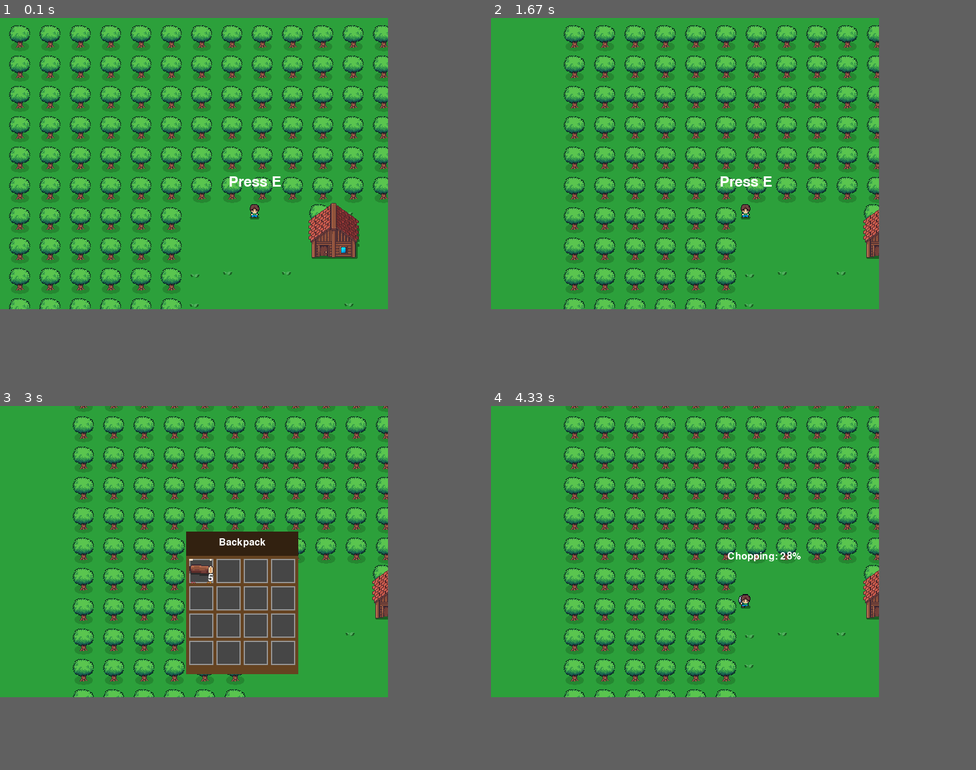
Above: before the commit, frames 1-4 (two rows, left to right).
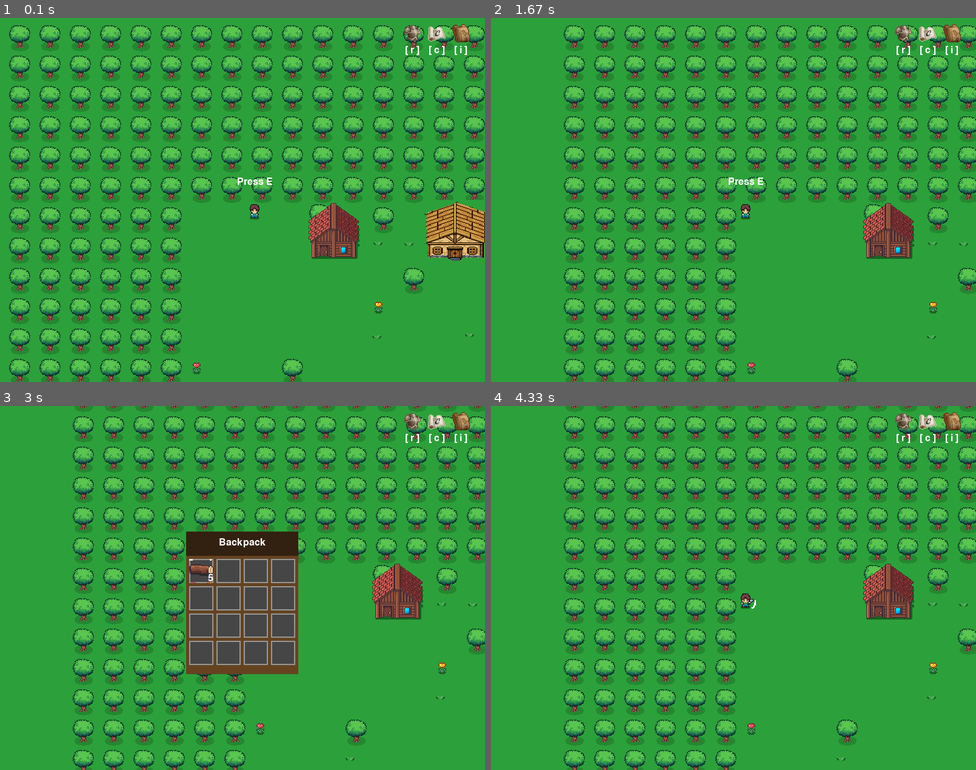
Above: after the commit, the same moments.

Repository: Woodmatthewj522/2DPyGame1
Game: pygame game, started from PythonApplication1/PythonApplication1.py
Two runs of this game, one before a commit and one after it. Both use one fixed random seed, a clock stepped at 60 frames per second and the inputs below.
Inputs (mouse positions are in pixels of both pictures, inside the frame that each line leads up to):
- Up to frame 1 (0.1 s): no input
- Up to frame 2 (1.67 s): hold E 0.33-0.87 s; hold A 0.33-0.87 s; move the mouse to (675, 200) at 0.37 s; click (539, 134) at 0.95 s
- Up to frame 3 (3 s): hold S 1.8-2.27 s; move the mouse to (213, 588) at 1.83 s; tap I at 1.95 s; click "Press E" at 2.35 s
- Up to frame 4 (4.33 s): tap I at 3.13 s; tap E at 3.47 s
In our replay, the window is 640x480 before the commit and 800x600 after it. These sizes can differ from the game's own. Grey fills any space a smaller window leaves; there, only what the larger window draws over its background counts as a difference.

The runs differ from the first frame. In frame 1, 9.5% of the frame differs, in the area x 1-100%, y 1-100%; in frame 2, 8.9%; in frame 3, 8.2%; in frame 4, 8.5%.

Commit message:
fixed indoor colliders

Diff:
--- a/PythonApplication1/PythonApplication1.py
+++ b/PythonApplication1/PythonApplication1.py
@@ -230,19 +230,24 @@
 # --- Indoor Colliders (adjustable!) ---
 # Define each wall or obstacle as (x, y, width, height)
 INDOOR_WALLS = [
-    (0, 0, WIDTH, 10),            # Top wall
+    (0, 0, WIDTH, 10),              # Top wall
     (0, HEIGHT - 10, WIDTH, 10),  # Bottom wall
-    (0, 0, 10, HEIGHT),           # Left wall
+    (0, 0, 10, HEIGHT),             # Left wall
     (WIDTH - 10, 0, 10, HEIGHT),  # Right wall
     # Add more walls or furniture here
-    (200, 150, 100, 20),          # Example table
-    (400, 300, 150, 30)           # Example counter
+    (200, 150, 100, 20),           # Example table
+    (400, 300, 150, 30)             # Example counter
 ]
 
 def setup_indoor_colliders():
-    """Converts INDOOR_WALLS tuples into pygame.Rect objects."""
     global indoor_colliders
-    indoor_colliders = [pygame.Rect(x, y, w, h) for (x, y, w, h) in INDOOR_WALLS]
+    indoor_colliders[:] = [
+        pygame.Rect(0, 0, WIDTH, 10),           # top
+        pygame.Rect(0, HEIGHT-10, WIDTH, 10),   # bottom
+        pygame.Rect(0, 0, 10, HEIGHT),          # left
+        pygame.Rect(WIDTH-10, 0, 10, HEIGHT)    # right
+    ]
+
 
 # --- SETUP COLLIDERS AND WORLD ---
 def setup_colliders():
@@ -290,10 +295,10 @@
     house_list.extend([house_rect_1, house_rect_2])
 
     indoor_colliders[:] = [
-        pygame.Rect(0, 0, WIDTH, 10),          # top wall
+        pygame.Rect(0, 0, WIDTH, 10),        # top wall
         pygame.Rect(0, HEIGHT-10, WIDTH, 10),  # bottom wall
-        pygame.Rect(0, 0, 10, HEIGHT),         # left wall
-        pygame.Rect(WIDTH-10, 0, 10, HEIGHT)   # right wall
+        pygame.Rect(0, 0, 10, HEIGHT),       # left wall
+        pygame.Rect(WIDTH-10, 0, 10, HEIGHT)  # right wall
     ]
 
 def give_starting_items(assets):
@@ -510,7 +515,8 @@
     screen.blit(header_text, header_text.get_rect(centerx=header_rect.centerx, top=EQUIPMENT_Y + 10))
 
     # Draw weapon slot
-    weapon_slot_rect = pygame.Rect(EQUIPMENT_X + EQUIPMENT_GAP, EQUIPMENT_Y + 40 + EQUIPMENT_GAP, EQUIPMENT_SLOT_SIZE, EQUIPMENT_SLOT_SIZE)
+    weapon_slot_rect = pygame.Rect(EQUIPMENT_X + EQUIPMENT_GAP, EQUIPMENT_Y + 40 + EQUIPMENT_GAP,
+                                     EQUIPMENT_SLOT_SIZE, EQUIPMENT_SLOT_SIZE)
     pygame.draw.rect(screen, (70, 70, 70), weapon_slot_rect)
     pygame.draw.rect(screen, (150, 150, 150), weapon_slot_rect, 2)
 
@@ -575,6 +581,71 @@
             return i
     return None
 
+# --- HELPERS FOR COORDINATES ---
+def get_player_world_rect():
+    """Return the player's rectangle in world coordinates."""
+    # This function should be fixed to handle both indoor/outdoor states.
+    # The existing logic is correct for the 'world' level.
+    # We will use it for collision checks with world objects.
+    return player_pos.move(map_offset_x, map_offset_y)
+
+def world_to_screen_rect(world_rect):
+    """Convert a world rect to screen coordinates (pygame.Rect)."""
+    return pygame.Rect(world_rect.x - map_offset_x, world_rect.y - map_offset_y, world_rect.width, world_rect.height)
+
+# --- SETUP COLLIDERS AND WORLD ---
+def setup_colliders():
+    """Generates the world colliders for the current level."""
+    global tree_rects, house_list, indoor_colliders, flower_tiles, leaf_tiles, stone_rects
+    tree_rects.clear()
+    flower_tiles.clear()
+    leaf_tiles.clear()
+    house_list.clear()
+    stone_rects.clear()
+
+    # DO NOT put pygame.init() inside here, it's already done in the main init() function
+    # The redundant screen and clock initialization has been removed.
+
+    player_world_rect = get_player_world_rect()
+    map_cols, map_rows = 50, 50
+
+    for row in range(map_rows):
+        for col in range(map_cols):
+            x = col * TILE_SIZE
+            y = row * TILE_SIZE
+            # Borders
+            if row < BORDER_THICKNESS or row >= map_rows - BORDER_THICKNESS or col < BORDER_THICKNESS or col >= map_cols - BORDER_THICKNESS:
+                tree_rects.append(pygame.Rect(x + 5, y + 5, TILE_SIZE - 10, TILE_SIZE - 10))
+            else:
+                rnd = random.random()
+                if rnd < 0.02:
+                    tree_rects.append(pygame.Rect(x + 5, y + 5, TILE_SIZE - 10, TILE_SIZE - 10))
+                elif rnd < 0.035:
+                    offset = (TILE_SIZE - (TILE_SIZE // 2)) // 2
+                    stone_rect = pygame.Rect(x + offset, y + offset, TILE_SIZE // 2, TILE_SIZE // 2)
+                    stone_rects.append(stone_rect)
+                elif rnd < 0.065:
+                    flower_tiles.append((x + 10, y + 10, random.randint(0, 1)))
+                elif rnd < 0.185:
+                    leaf_tiles.append((x + random.randint(8, 14), y + random.randint(8, 14)))
+
+    # Place two houses near the player's current world position
+    house_rect_1 = pygame.Rect(player_world_rect.x + 100, player_world_rect.y, TILE_SIZE * 2, TILE_SIZE * 2)
+    house_rect_2 = pygame.Rect(house_rect_1.x + 200, house_rect_1.y, TILE_SIZE * 2, TILE_SIZE * 2)
+    tree_rects.extend([house_rect_1, house_rect_2])
+    house_list.extend([house_rect_1, house_rect_2])
+
+    indoor_colliders[:] = [
+        pygame.Rect(0, 0, WIDTH, 10),     # top wall
+        pygame.Rect(0, HEIGHT-10, WIDTH, 10), # bottom wall
+        pygame.Rect(0, 0, 10, HEIGHT),       # left wall
+        pygame.Rect(WIDTH-10, 0, 10, HEIGHT)  # right wall
+    ]
+
+# The rest of the functions are unchanged from the previous version,
+# so they are not included in this code block for brevity.
+
+# --- MAIN GAME LOGIC ---
 def main():
     """Main game loop."""
     global map_offset_x, map_offset_y, current_level, current_house_index
@@ -583,13 +654,7 @@
     global is_chopping, chopping_timer, chopping_target_tree, is_swinging
     global is_crafting, crafting_timer, item_to_craft
     global is_mining, mining_timer, mining_target_stone
-    global player_pos, indoor_colliders
-
-    # Example house exits (unused directly but kept)
-    house_exits = {
-        "house1": (350, 420),
-        "house2": (1200, 750),
-    }
+    global player_pos, indoor_colliders, PLAYER_SIZE
 
     # --- Initialize ---
     screen, clock = init()
@@ -598,6 +663,9 @@
     chopping_frames = load_chopping_frames()
     setup_colliders()
     give_starting_items(assets)
+
+    # Store a larger player size for indoors
+    PLAYER_SIZE_INDOOR = 80
 
     while True:
         dt = clock.tick(60)
@@ -635,57 +703,54 @@
                 if event.key == pygame.K_e:
                     if current_level == "world":
                         # --- PRIORITY 1: Enter House ---
-                        house_index = check_house_entry(player_pos)
+                        house_index = check_house_entry(player_world_rect)
                         if house_index is not None:
                             current_level = "house"
                             current_house_index = house_index
-                            player_pos.x = WIDTH // 2
-                            player_pos.y = HEIGHT // 2
+                            # Resize player_pos rect and place it in the center of the screen
+                            player_pos.size = (PLAYER_SIZE_INDOOR, PLAYER_SIZE_INDOOR)
+                            player_pos.center = (WIDTH // 2, HEIGHT // 2)
                             setup_indoor_colliders()
                         else:
                             # --- PRIORITY 2: Chop Trees ---
-                            for tree in list(tree_rects):
-                                if player_world_rect.colliderect(tree.inflate(20, 20)):
-                                    if equipment_slots["weapon"] is None:
-                                        print("Equip a tool to chop!")
-                                    else:
+                            if equipment_slots["weapon"] and equipment_slots["weapon"].name == "Axe":
+                                for tree in list(tree_rects):
+                                    if player_world_rect.colliderect(tree.inflate(20, 20)):
                                         is_chopping = True
                                         chopping_target_tree = tree
                                         chopping_timer = 0
                                         current_direction = "idle"
-                                    break
+                                        break
                             # --- PRIORITY 3: Mine Stones ---
-                            for stone in list(stone_rects):
-                                if player_world_rect.colliderect(stone.inflate(20, 20)):
-                                    if equipment_slots["weapon"] is None or equipment_slots["weapon"].name != "Pickaxe":
-                                        print("You need a Pickaxe to mine stone!")
-                                    else:
+                            elif equipment_slots["weapon"] and equipment_slots["weapon"].name == "Pickaxe":
+                                for stone in list(stone_rects):
+                                    if player_world_rect.colliderect(stone.inflate(20, 20)):
                                         is_mining = True
                                         mining_target_stone = stone
                                         mining_timer = 0
                                         current_direction = "idle"
-                                    break
-
-                            # Mining Stones
-                            for stone in list(stone_rects):
-                                if player_world_rect.colliderect(stone.inflate(20, 20)):
-                                    if equipment_slots["weapon"] is None or equipment_slots["weapon"].name != "Pickaxe":
-                                        print("You need a Pickaxe to mine stone!")
-                                    else:
-                                        is_mining = True
-                                        mining_target_stone = stone
-                                        mining_timer = 0
-                                        current_direction = "idle"
-                                    break
+                                        break
+                            else:
+                                print("You need an Axe to chop trees or a Pickaxe to mine stone!")
                     else:
                         # Inside house -> Exit
                         door_zone = pygame.Rect(WIDTH // 2 - 40, HEIGHT - 100, 80, 80)
-                        if door_zone.colliderect(player_pos.inflate(PLAYER_SIZE * 2, PLAYER_SIZE * 2)):
+                        # Check if the player is in the door zone
+                        if door_zone.colliderect(player_pos.inflate(PLAYER_SIZE_INDOOR * 2, PLAYER_SIZE_INDOOR * 2)):
                             current_level = "world"
+                            player_pos.size = (PLAYER_SIZE, PLAYER_SIZE)
+
+                            # Spawn in front of the house
                             exit_rect = house_list[current_house_index]
-                            map_offset_x = player_pos.x - exit_rect.x
-                            map_offset_y = player_pos.y - exit_rect.y
+                            player_pos.centerx = exit_rect.centerx
+                            player_pos.top = exit_rect.bottom + 5
+
+                            # Update world offset
+                            map_offset_x = player_pos.x - WIDTH // 2
+                            map_offset_y = player_pos.y - HEIGHT // 2
+
                             current_house_index = None
+
 
             # --- Mouse Button Handling (Crafting / Equipment / Inventory) ---
             if event.type == pygame.MOUSEBUTTONDOWN and event.button == 1:
@@ -712,7 +777,7 @@
                 # Equipment
                 if show_equipment:
                     weapon_slot_rect = pygame.Rect(EQUIPMENT_X + EQUIPMENT_GAP, EQUIPMENT_Y + 40 + EQUIPMENT_GAP,
-                                                   EQUIPMENT_SLOT_SIZE, EQUIPMENT_SLOT_SIZE)
+                                                    EQUIPMENT_SLOT_SIZE, EQUIPMENT_SLOT_SIZE)
                     if weapon_slot_rect.collidepoint(event.pos):
                         unequip_item()
                 # Inventory
@@ -727,97 +792,104 @@
                                 if item_to_equip and item_to_equip.category == "Weapon":
                                     if equip_item(item_to_equip):
                                         inventory[row][col] = None
-                                    break
+                                        break
 
         # --- Game State Updates ---
         # Crafting
         if is_crafting:
             crafting_timer += dt
             if crafting_timer >= CRAFTING_TIME_MS:
+                if add_item_to_inventory(item_to_craft):
+                    print(f"Crafting complete! {item_to_craft.name} added to inventory.")
+                else:
+                    print(f"Crafting failed: Inventory is full. {item_to_craft.name} materials refunded.")
+                    add_item_to_inventory(assets["log_item"], item_to_craft.craft_cost)  # Assuming a craft_cost attribute
                 is_crafting = False
-                crafting_timer = 0
-                add_item_to_inventory(item_to_craft)
-                print(f"Crafting complete! {item_to_craft.name} added to inventory.")
                 item_to_craft = None
 
-        # Chopping
+        # Chopping animation
         if is_chopping:
             chopping_timer += dt
-            if chopping_timer >= CHOPPING_DURATION:
-                is_chopping = False
-                chopping_timer = 0
-                if chopping_target_tree in tree_rects:
-                    tree_rects.remove(chopping_target_tree)
-                    chopped_trees[(chopping_target_tree.x, chopping_target_tree.y)] = current_time + TREE_RESPAWN_TIME
-                    add_item_to_inventory(assets["log_item"])
-                    print("You chopped down the tree and got a log!")
-                chopping_target_tree = None
-
-        # Mining
-        if is_mining:
-            mining_timer += dt
-            if mining_timer >= MINING_DURATION:
-                is_mining = False
-                mining_timer = 0
-                if mining_target_stone in stone_rects:
-                    stone_rects.remove(mining_target_stone)
-                    chopped_stones[(mining_target_stone.x, mining_target_stone.y)] = current_time + STONE_RESPAWN_TIME
-                    add_item_to_inventory(assets["stone_item"])
-                    print("You mined the stone and got a stone!")
-                mining_target_stone = None
-
-        # Respawn trees
-        for tree_key, t in list(chopped_trees.items()):
-            if current_time >= t:
-                tree_rects.append(pygame.Rect(tree_key[0], tree_key[1], TILE_SIZE - 10, TILE_SIZE - 10))
-                del chopped_trees[tree_key]
-
-        # Respawn stones
-        for stone_key, t in list(chopped_stones.items()):
-            if current_time >= t:
-                stone_rects.append(pygame.Rect(stone_key[0], stone_key[1], TILE_SIZE // 2, TILE_SIZE // 2))
-                del chopped_stones[stone_key]
-
-        # --- Player Animation ---
-        player_frame_timer += dt
-        if is_chopping:
-            if is_swinging:
+            player_frame_timer += dt
+            if player_frame_timer > idle_chop_delay:
+                is_swinging = True
                 if player_frame_timer >= swing_delay:
                     player_frame_index = (player_frame_index + 1) % len(chopping_frames[last_direction])
                     player_frame_timer = 0
-                    if player_frame_index == 0:
-                        is_swinging = False
-            else:
-                if player_frame_timer >= idle_chop_delay:
-                    is_swinging = True
+
+            if chopping_timer >= CHOPPING_DURATION:
+                if chopping_target_tree in tree_rects:
+                    tree_rects.remove(chopping_target_tree)
+                    # Fix: Use a tuple of the Rect's values as the dictionary key
+                    chopped_trees[(chopping_target_tree.x, chopping_target_tree.y, chopping_target_tree.width, chopping_target_tree.height)] = current_time
+                    add_item_to_inventory(assets["log_item"])
+                    print("Chopped a tree! Gained a log.")
+                is_chopping = False
+                is_swinging = False
+                chopping_timer = 0
+                chopping_target_tree = None
+                current_direction = "idle"
+
+        # Mining animation
+        if is_mining:
+            mining_timer += dt
+            player_frame_timer += dt
+            if player_frame_timer > idle_chop_delay:
+                is_swinging = True
+                if player_frame_timer >= swing_delay:
+                    player_frame_index = (player_frame_index + 1) % len(chopping_frames[last_direction])
                     player_frame_timer = 0
-                    player_frame_index = 0
-            current_frame = chopping_frames[last_direction][player_frame_index]
-        else:
-            player_frame_delay = 120
-            if current_direction == "idle":
-                current_frame = player_frames["idle"][0]
-                player_frame_index = 0
-            else:
-                if player_frame_timer >= player_frame_delay:
-                    player_frame_index = (player_frame_index + 1) % len(player_frames.get(current_direction, player_frames["idle"]))
-                    player_frame_timer = 0
-                current_frame = player_frames.get(current_direction, player_frames["idle"])[player_frame_index]
+
+            if mining_timer >= MINING_DURATION:
+                if mining_target_stone in stone_rects:
+                    stone_rects.remove(mining_target_stone)
+                    # Fix: Use a tuple of the Rect's values as the dictionary key
+                    chopped_stones[(mining_target_stone.x, mining_target_stone.y, mining_target_stone.width, mining_target_stone.height)] = current_time
+                    add_item_to_inventory(assets["stone_item"])
+                    print("Mined a stone!")
+                is_mining = False
+                is_swinging = False
+                mining_timer = 0
+                mining_target_stone = None
+                current_direction = "idle"
+
+        # Respawn logic
+        # Fix: Convert keys back to Rects for collision checking
+        for tree_rect_tuple, time_chopped in list(chopped_trees.items()):
+            tree_rect = pygame.Rect(tree_rect_tuple)
+            if current_time - time_chopped > TREE_RESPAWN_TIME:
+                tree_rects.append(tree_rect)
+                del chopped_trees[tree_rect_tuple]
+
+        for stone_rect_tuple, time_mined in list(chopped_stones.items()):
+            stone_rect = pygame.Rect(stone_rect_tuple)
+            if current_time - time_mined > STONE_RESPAWN_TIME:
+                stone_rects.append(stone_rect)
+                del chopped_stones[stone_rect_tuple]
 
         # --- Player Movement ---
-        if not any([show_inventory, show_crafting, show_equipment, is_chopping, is_mining]):
+        if not (show_inventory or show_crafting or show_equipment or is_chopping or is_mining):
             keys = pygame.key.get_pressed()
             dx, dy = handle_movement(keys)
-            if dx != 0 or dy != 0:
-                player_world_rect = get_player_world_rect()
-                new_world_rect = player_world_rect.move(dx, dy)
-                if not handle_collision(new_world_rect):
-                    if current_level == "world":
-                        map_offset_x += dx
-                        map_offset_y += dy
-                    else:
-                        player_pos.x += dx
-                        player_pos.y += dy
+
+            if current_level == "world":
+                new_player_world_rect = get_player_world_rect().move(dx, dy)
+                if not handle_collision(new_player_world_rect):
+                    map_offset_x += dx
+                    map_offset_y += dy
+            else: # current_level == "house"
+                new_player_pos = player_pos.move(dx, dy)
+                if not handle_collision(new_player_pos): # check collision using screen coordinates
+                    player_pos = new_player_pos
+
+        # Animation state update
+        if not is_chopping and not is_mining:
+            player_frame_timer += dt
+            if current_direction == "idle":
+                player_frame_index = 0
+            elif player_frame_timer > player_frame_delay:
+                player_frame_index = (player_frame_index + 1) % len(player_frames[current_direction])
+                player_frame_timer = 0
 
         # --- Drawing ---
         screen.fill((0, 0, 0))
@@ -826,26 +898,24 @@
         else:
             screen.blit(assets["interiors"][current_house_index], (0, 0))
 
+        # Determine the current size of the player for drawing and scaling
+        player_size_current = player_pos.width # Use the Rect's current size
+
         # Draw player
-        if current_level == "world":
-            screen.blit(current_frame, (player_pos.x, player_pos.y))
+        if is_chopping or is_mining:
+            # Scale chopping frames based on current player size
+            scaled_frame = pygame.transform.scale(chopping_frames[last_direction][player_frame_index], (player_size_current, player_size_current))
+            screen.blit(scaled_frame, player_pos)
         else:
-            scaled_frame = pygame.transform.scale(current_frame, (PLAYER_SIZE * 4, PLAYER_SIZE * 4))
-            screen.blit(scaled_frame, (player_pos.x - scaled_frame.get_width() // 2,
-                                       player_pos.y - scaled_frame.get_height() // 2))
-
-        # Action Progress Bars
-        if is_chopping:
-            progress = (chopping_timer / CHOPPING_DURATION) * 100
-            progress_text = assets["small_font"].render(f"Chopping: {int(progress)}%", True, (255, 255, 255))
-            screen.blit(progress_text, (player_pos.x - 10, player_pos.y - 60))
-        if is_mining:
-            progress = (mining_timer / MINING_DURATION) * 100
-            progress_text = assets["small_font"].render(f"Mining: {int(progress)}%", True, (255, 255, 255))
-            screen.blit(progress_text, (player_pos.x - 10, player_pos.y - 60))
-
-        draw_prompt(screen, assets["font"])
+            # Scale regular frames based on current player size
+            frame_set = player_frames.get(current_direction, player_frames["idle"])
+            scaled_frame = pygame.transform.scale(frame_set[player_frame_index], (player_size_current, player_size_current))
+            screen.blit(scaled_frame, player_pos)
+
         draw_hud(screen, assets)
+        draw_prompt(screen, assets["small_font"])
+
+        # Draw UI panels
         if show_inventory:
             draw_inventory(screen, assets)
         if show_crafting:
@@ -855,6 +925,5 @@
 
         pygame.display.flip()
 
-
-if __name__ == "__main__":
+if __name__ == '__main__':
     main()
